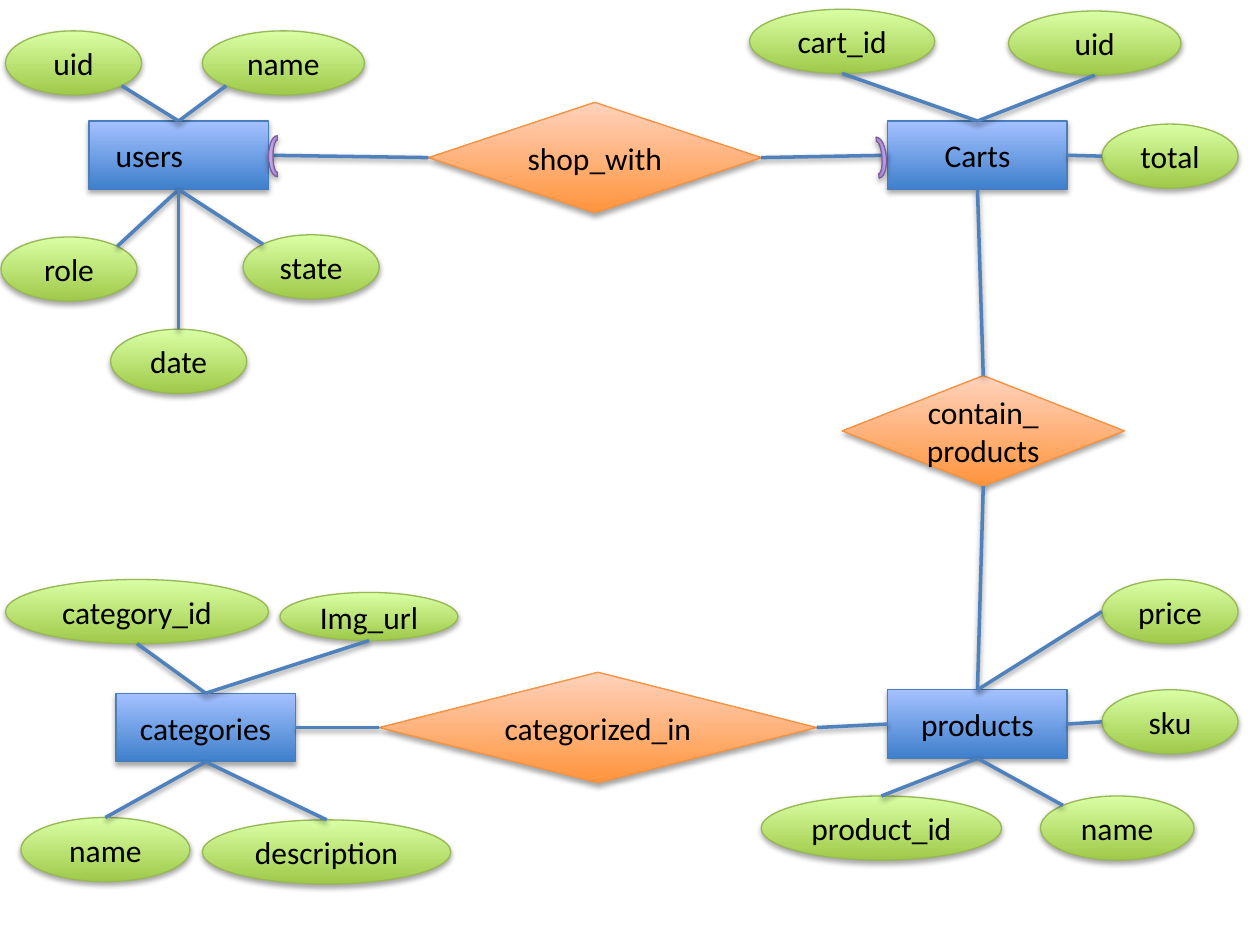
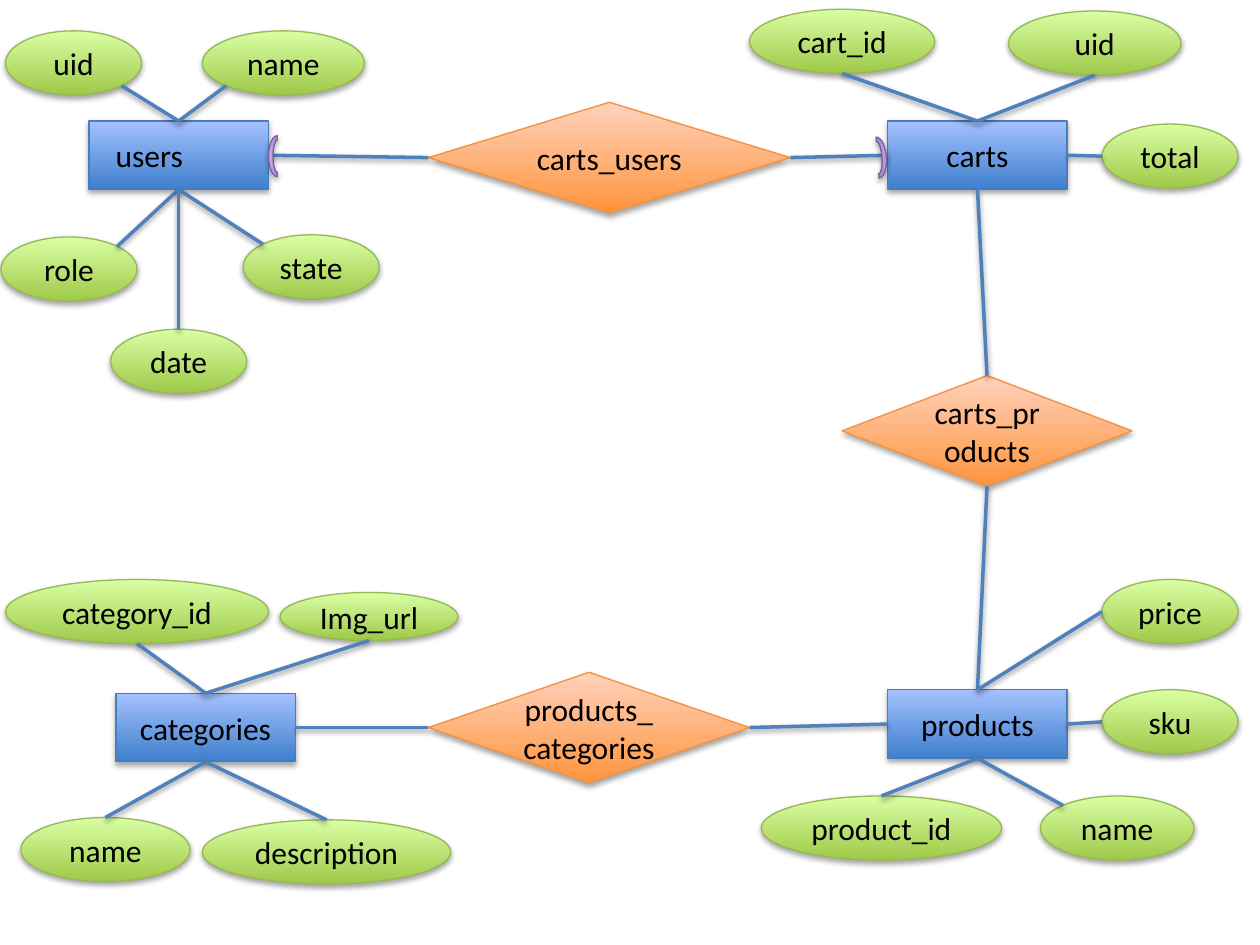
Before and after one commit to hawaiianchimp/CSE135-Project, a slide deck: slide 1 of cse135schema.pptx. Drawn at 1260x945 pixels with LibreOffice and Linux fonts; fonts in the diff are those of the drawing. Boxes give left, top, right and bottom in pixels: in the first picture for what was removed or moved away, otherwise in the second. Text is boxed around its words. In the diff, an @@ line names an element or a change of style, - is before the commit and + after.

Commit message:
inter-tables

```diff
--- a/cse135schema.pptx
+++ b/cse135schema.pptx
@@ diamond "carts_users": place and size @@
-diamond "carts_users" at (428,102,761,213)
+diamond "carts_users" at (428,102,790,213)
@@ text in rectangle at (946,147,1008,168): text changed @@
-Carts
+carts
@@ text in diamond at (537,150,682,175): text changed @@
-shop_with
+carts_users
@@ line moved from (761, 158) - (888, 155) to (790, 158) - (888, 155) @@
@@ line moved from (978, 189) - (983, 375) to (978, 189) - (987, 375) @@
@@ diamond "carts_products": place and size @@
-diamond "carts_products" at (842,375,1124,486)
+diamond "carts_products" at (842,375,1131,486)
@@ text in diamond at (935,404,1040,429): text changed @@
-contain_products
+carts_products
@@ line moved from (983, 486) - (978, 689) to (987, 486) - (978, 689) @@
@@ diamond "products_categories": place and size @@
-diamond "products_categories" at (379,673,816,784)
+diamond "products_categories" at (428,673,750,784)
@@ text in diamond at (523,694,654,766): text changed @@
-categorized_in
+products_categories
@@ line moved from (379, 727) - (295, 727) to (428, 727) - (295, 727) @@
@@ line moved from (888, 724) - (816, 727) to (888, 724) - (750, 727) @@
```
